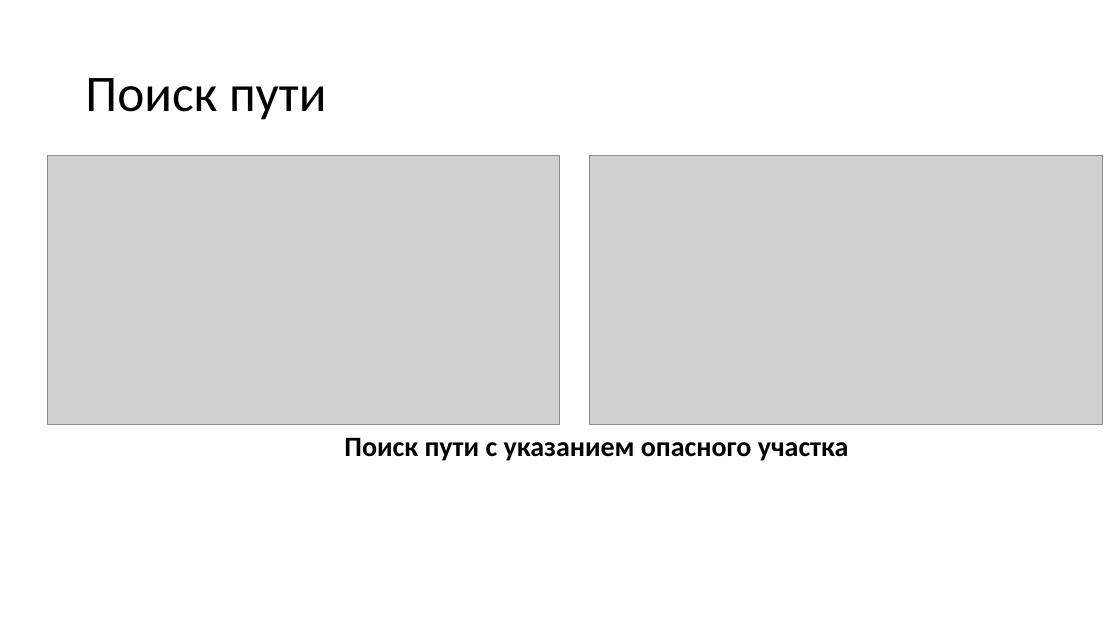
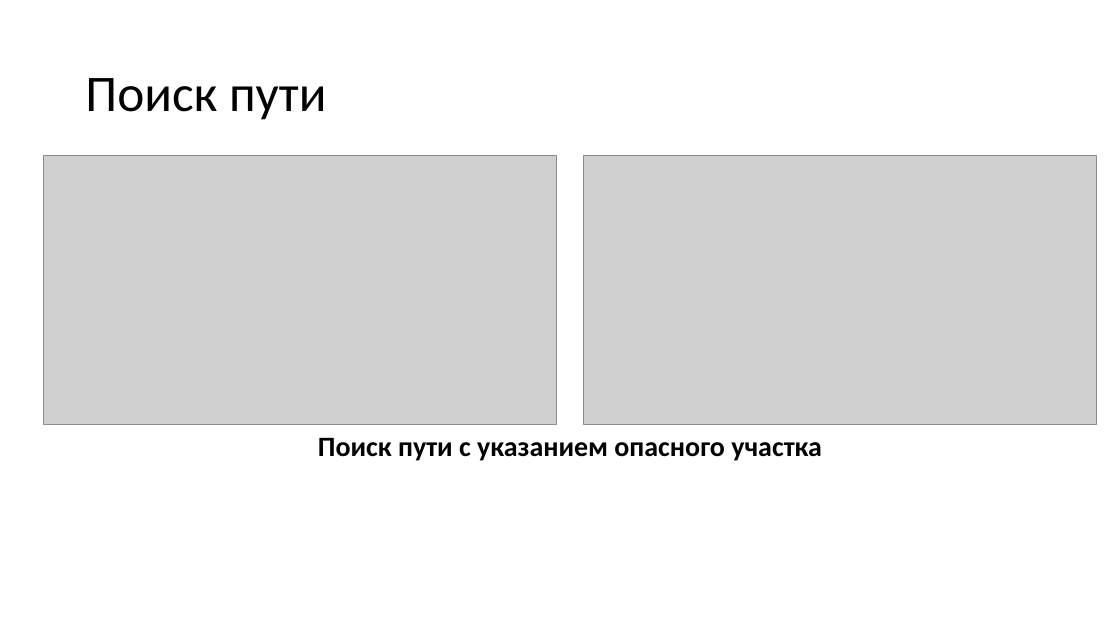
Before and after one commit to DmitryMI/Diploma, a slide deck: slide 12 of Documents/Презентация.pptx (slide 10 before the commit). Drawn at 1120x630 pixels with LibreOffice and Linux fonts; fonts in the diff are those of the drawing; grey boxes stand for pictures. Boxes give left, top, right and bottom in pixels: in the first picture for what was removed or moved away, otherwise in the second. Text is boxed around its words. In the diff, an @@ line names an element or a change of style, - is before the commit and + after.

```diff
--- a/Documents/Презентация.pptx
+++ b/Documents/Презентация.pptx
@@ picture: place and size @@
-picture at bbox=[47, 155, 560, 424]
+picture at bbox=[44, 155, 556, 424]
@@ picture: place and size @@
-picture at bbox=[590, 155, 1102, 424]
+picture at bbox=[584, 155, 1096, 424]
@@ text "Поиск пути с указанием опасного ...": place and size @@
-text "Поиск пути с указанием опасного ..." at bbox=[344, 438, 849, 461]
+text "Поиск пути с указанием опасного ..." at bbox=[318, 438, 822, 461]
```
Also in this commit, not shown: 5 other slides changed, 5 slides added, 2 slides removed, 10 other files.
